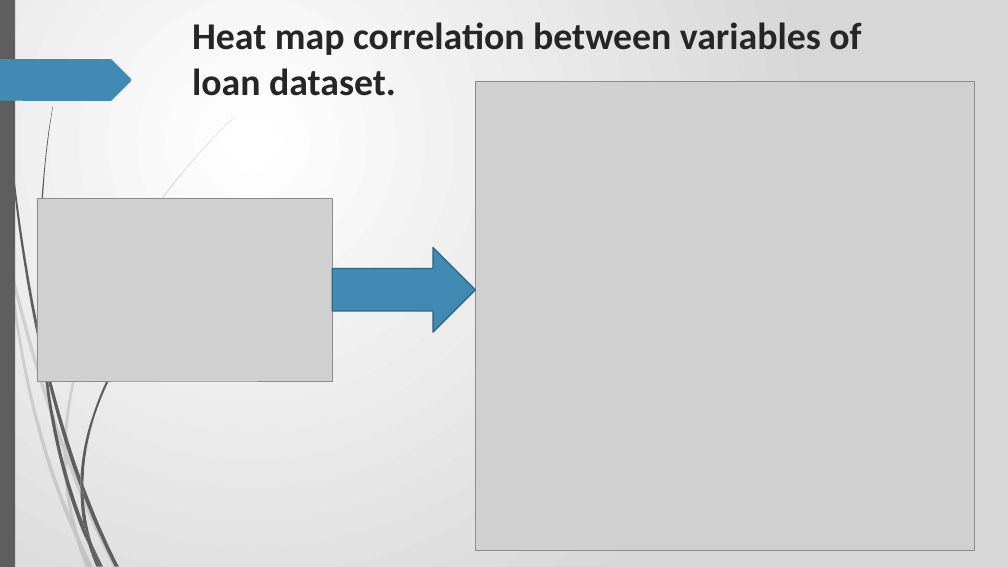
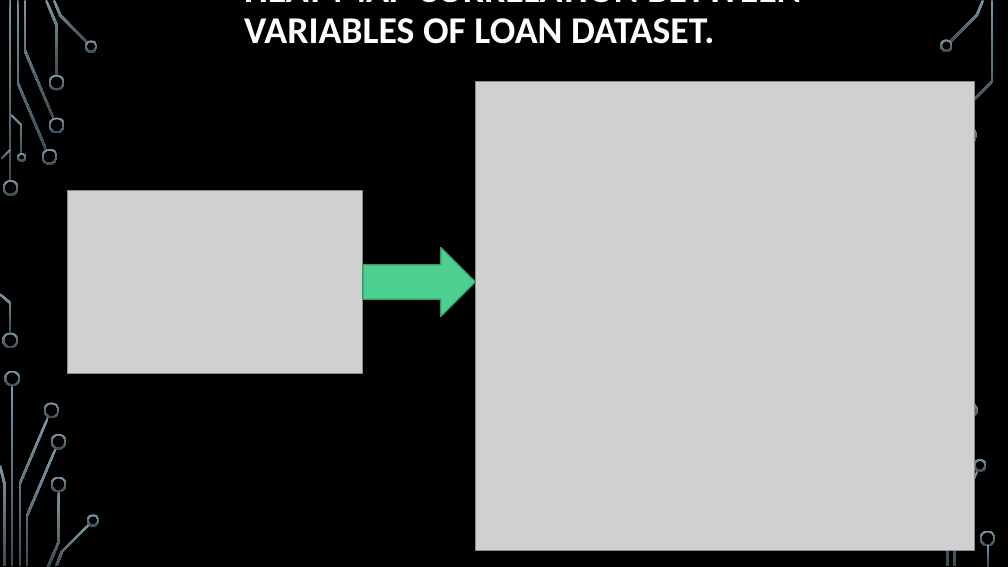
Before and after one commit to RavishankarDuMCA10/LendingClubCaseStudy, a slide deck: slide 16 of Case_Study.pptx (slide 42 before the commit). Drawn at 1008x567 pixels with LibreOffice and Linux fonts; fonts in the diff are those of the drawing; grey boxes stand for pictures; background and template pictures are left out. Boxes give left, top, right and bottom in pixels: in the first picture for what was removed or moved away, otherwise in the second. Text is boxed around its words. In the diff, an @@ line names an element or a change of style, - is before the commit and + after.

```diff
--- a/Case_Study.pptx
+++ b/Case_Study.pptx
@@ background gradient #FFFFFF to #D7D7D7 to picture (left out) @@
@@ rectangle removed at (0,0,15,567) @@
@@ title "HEAT MAP CORRELATION BETWEEN VARIABLES ..." at (244,0,801,44): vertical alignment top to middle @@
@@ title at (244,0,801,44): text changed; text colour #262626 to #FFFFFF @@
-Heat map correlation between variables of loan dataset.
+HEAT MAP CORRELATION BETWEEN VARIABLES OF LOAN DATASET.
@@ freeform shape removed at (0,59,132,101) @@
@@ picture: place and size @@
-picture at (37,199,333,381)
+picture at (67,191,363,373)
@@ right arrow: place and size @@
-right arrow at (333,247,476,332)
+right arrow at (363,247,476,316)
@@ right arrow at (363,247,476,316): fill #418AB3 to #4FD093; outline #306684 1.25 pt to #3A9A6D 1.25 pt @@
@@ fill #5E5E5E to gradient #7C96A3 to #3B4C54 in 5 elements at (55,523,90,566), (51,476,67,492), (87,514,100,526), (18,417,48,566), (0,293,11,333) @@
@@ freeform shape: place and size @@
-freeform shape at (42,340,48,382)
+freeform shape at (0,293,11,333)
@@ freeform shape: place and size @@
-freeform shape at (43,361,88,546)
+freeform shape at (18,417,48,566)
@@ freeform shape: place and size @@
-freeform shape at (67,451,117,567)
+freeform shape at (26,448,57,566)
@@ fill #5E5E5E at 20% opacity to gradient #7C96A3 to #3B4C54 in 3 elements at (26,448,57,566), (47,492,60,567), (51,434,67,450) @@
@@ freeform shape: place and size @@
-freeform shape at (64,443,67,461)
+freeform shape at (51,434,67,450)
@@ freeform shape: place and size @@
-freeform shape at (80,477,83,496)
+freeform shape at (51,476,67,492)
@@ freeform shape: place and size @@
-freeform shape at (64,453,79,538)
+freeform shape at (47,492,60,567)
@@ group removed at (2,0,197,567): 7 freeform shapes @@
@@ freeform shape: place and size @@
-freeform shape at (83,523,101,566)
+freeform shape at (55,523,90,566)
@@ group removed at (0,116,236,567): 7 freeform shapes @@
@@ freeform shape: place and size @@
-freeform shape at (92,544,104,567)
+freeform shape at (87,514,100,526)
@@ group added at (0,0,996,566): 25 freeform shapes, 3 rectangles @@
```
Also in this commit, not shown: 15 other slides changed, 4 slides added, 27 slides removed.
